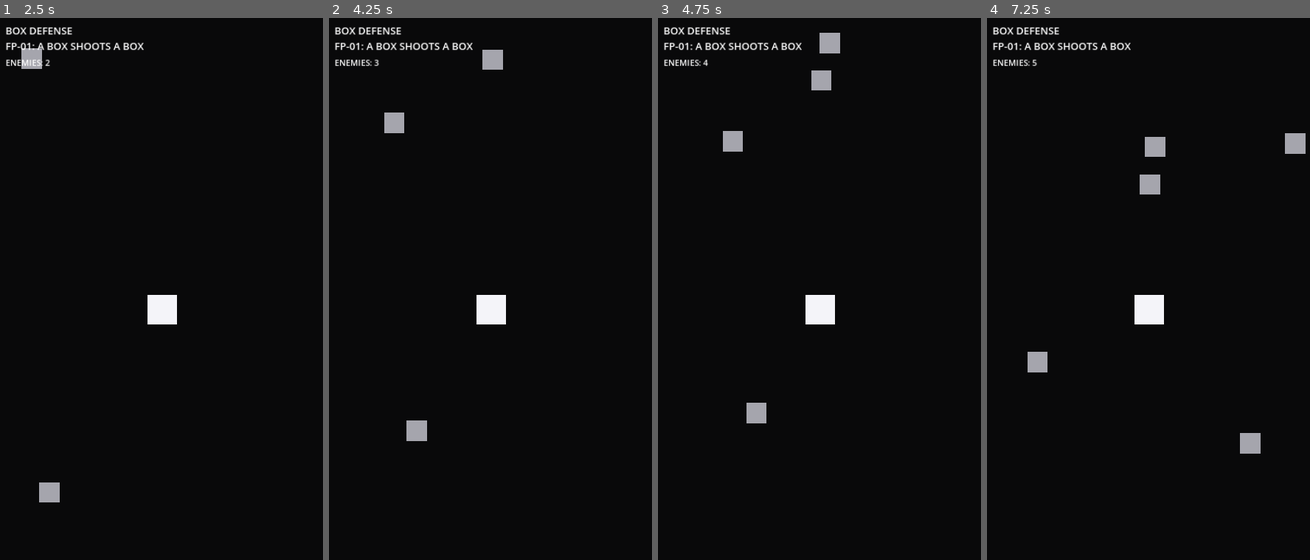
Above: before the commit, frames 1-4 (left to right).
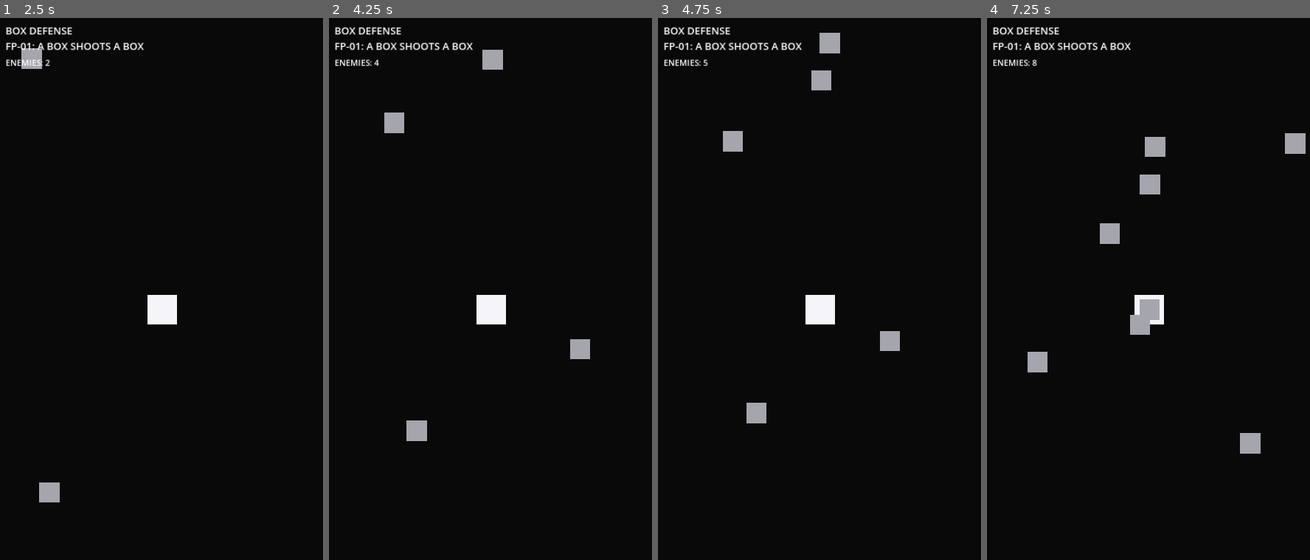
Above: after the commit, the same moments.

Repository: KevinRabbe/box-game-
Game: Godot game, scene res://scenes/game/game.tscn
Two runs of this game, one before a commit and one after it. Both use one fixed random seed, a clock stepped at 60 frames per second and the inputs below.
Inputs:
- Up to frame 1 (2.5 s): tap Enter at 0.5 s
- Up to frame 2 (4.25 s): no input
- Up to frame 3 (4.75 s): no input
- Up to frame 4 (7.25 s): no input

Frame 1 is identical in both runs. In frame 2, 0.2% of the frame differs, in the area x 13-81%, y 7-63%; in frame 3, 0.2%; in frame 4, 0.7%, in the area x 13-54%, y 7-59%.

Commit message:
Give player health and death handling

Diff:
--- a/scripts/player/player_box.gd
+++ b/scripts/player/player_box.gd
@@ -1,10 +1,32 @@
-extends Node2D
+extends StaticBody2D
 
+signal died
+
+@onready var health_component: HealthComponent = $HealthComponent
 @onready var targeting_component: TargetingComponent = $TargetingComponent
 @onready var weapon_component: WeaponComponent = $WeaponComponent
 
 
+func _ready() -> void:
+	health_component.died.connect(_on_died)
+
+
 func _process(_delta: float) -> void:
+	if health_component.is_dead():
+		return
+
 	var target := targeting_component.find_nearest_target(global_position)
 	if target != null:
 		weapon_component.try_fire(self, target)
+
+
+func take_damage(amount: float) -> void:
+	health_component.take_damage(amount)
+
+
+func get_health_component() -> HealthComponent:
+	return health_component
+
+
+func _on_died() -> void:
+	died.emit()
